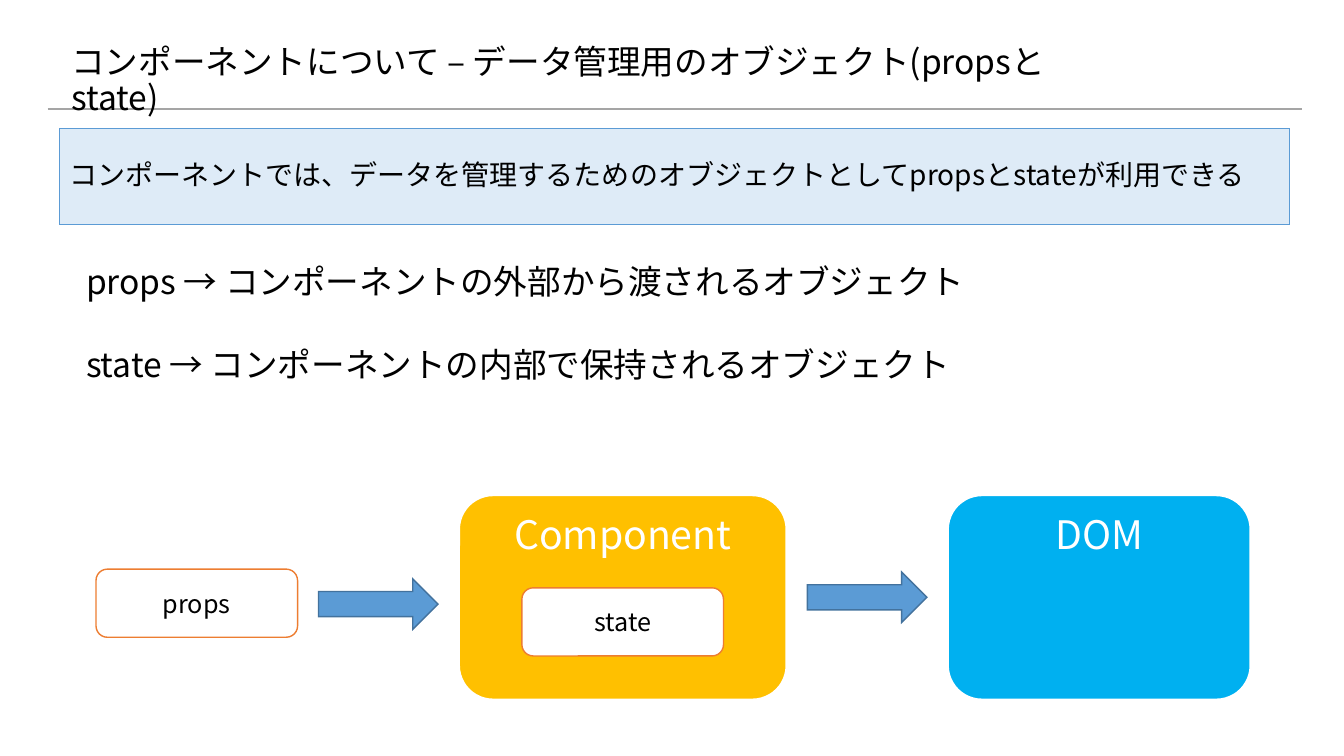
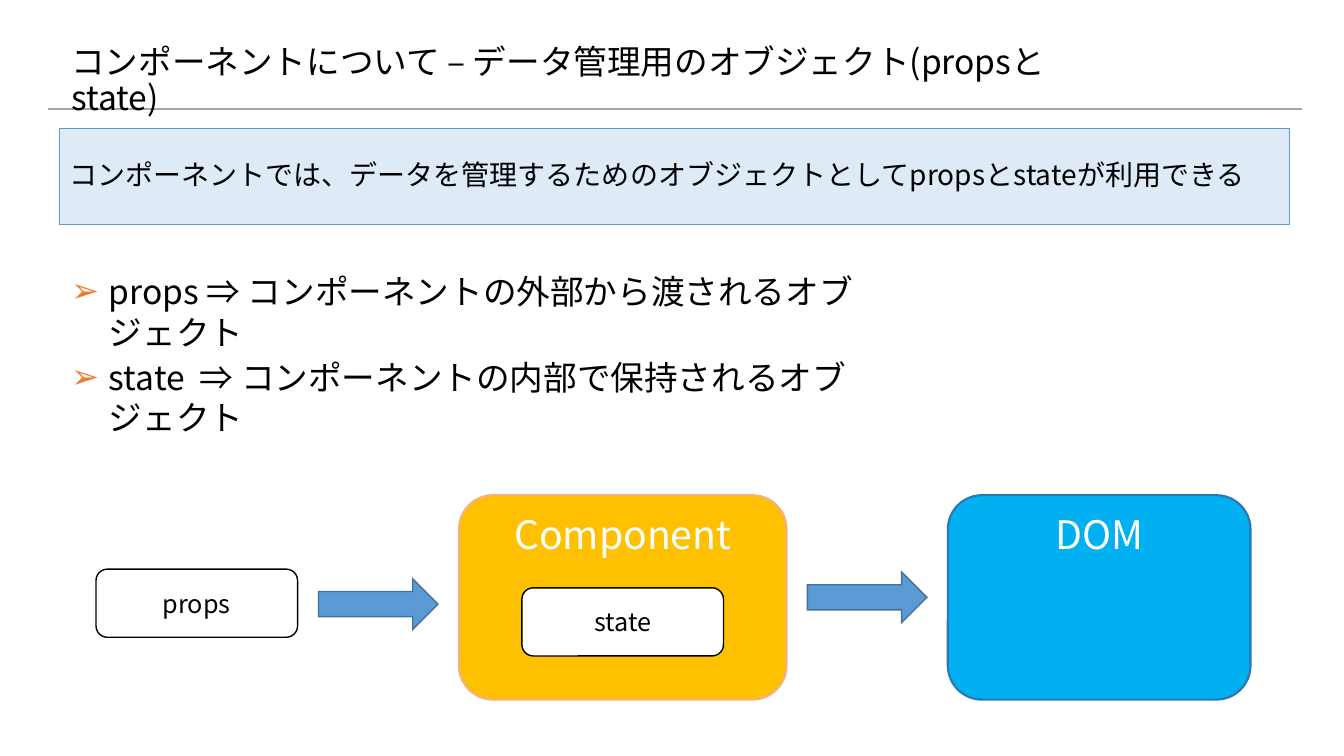
Before and after one commit to konnpeitoon/diary, a slide deck: slide 15 of doc/01_勉強会/01_勉強会資料/20180719_勉強会/02.資料/Reactの基礎知識 .pptx (slide 9 before the commit). Drawn at 1344x756 pixels with LibreOffice and Linux fonts; fonts in the diff are those of the drawing; background and template pictures are left out. Boxes give left, top, right and bottom in pixels: in the first picture for what was removed or moved away, otherwise in the second. Text is boxed around its words. In the diff, an @@ line names an element or a change of style, - is before the commit and + after.

```diff
--- a/doc/01_勉強会/01_勉強会資料/20180719_勉強会/02.資料/Reactの基礎知識 .pptx
+++ b/doc/01_勉強会/01_勉強会資料/20180719_勉強会/02.資料/Reactの基礎知識 .pptx
@@ text at [109, 275, 853, 347]: text changed @@
-props → コンポーネントの外部から渡されるオブジェクト
+➢ props ⇒ コンポーネントの外部から渡されるオブジェクト
@@ text at [109, 361, 846, 432]: text changed @@
-state → コンポーネントの内部で保持されるオブジェクト
+➢ state ⇒ コンポーネントの内部で保持されるオブジェクト
@@ rounded rectangle "Component" at [459, 495, 786, 700]: outline #FFFFFF 1.5 pt to #F4B183 1.5 pt @@
@@ rounded rectangle "DOM" at [948, 495, 1250, 700]: outline #FFFFFF 1.5 pt to #2E75B6 1.5 pt @@
@@ rounded rectangle "props" at [96, 570, 297, 638]: outline #ED7D31 1 pt to #000000 1 pt @@
@@ rounded rectangle "state" at [522, 588, 724, 656]: outline #ED7D31 1 pt to #000000 1 pt @@
```
Also in this commit, not shown: 8 other slides changed, 10 slides added, 3 slides removed.
